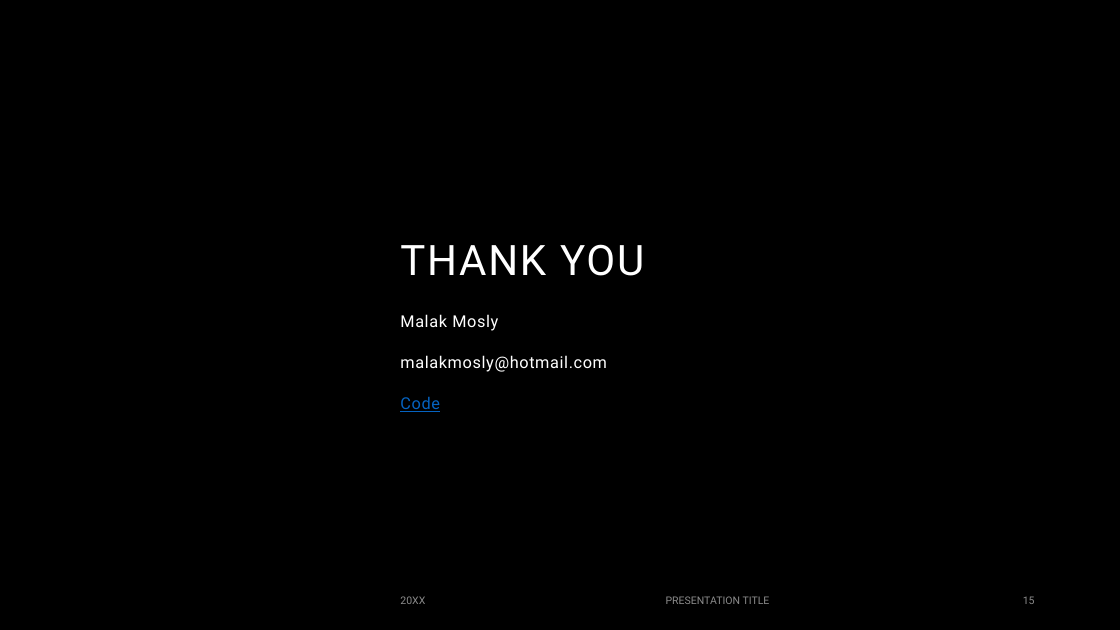
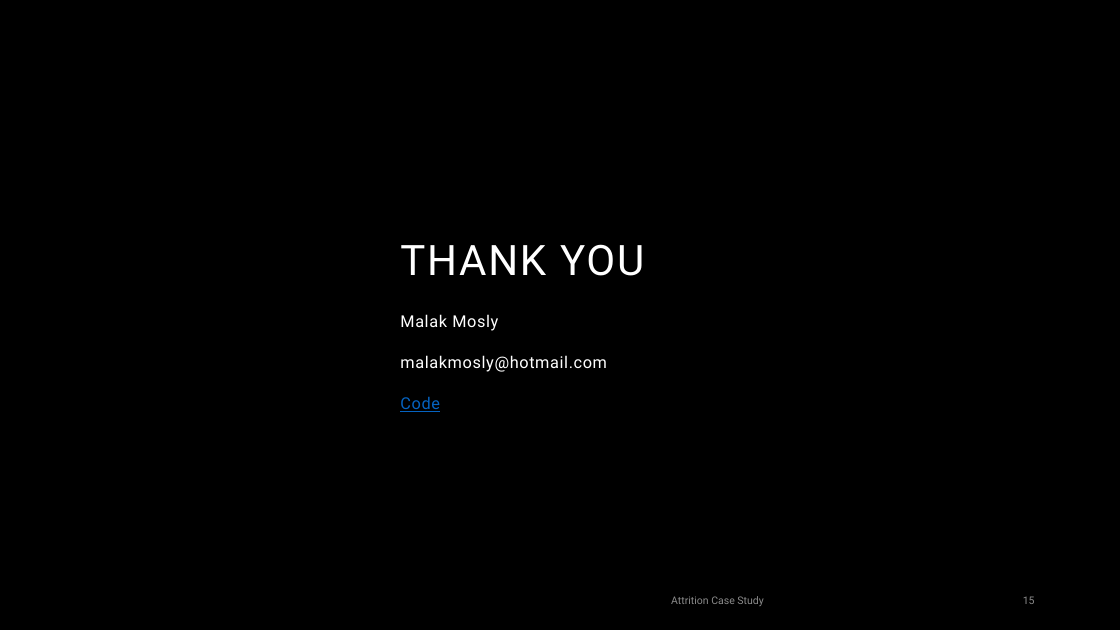
Before and after one commit to malakmosly/Attrition-Case-Study, a slide deck: slide 15 of Presentation.pptx. Drawn at 1120x630 pixels with LibreOffice and Linux fonts; fonts in the diff are those of the drawing; background and template pictures are left out. Boxes give left, top, right and bottom in pixels: in the first picture for what was removed or moved away, otherwise in the second. Text is boxed around its words. In the diff, an @@ line names an element or a change of style, - is before the commit and + after.

Commit message:
Case Study Presentation

```diff
--- a/Presentation.pptx
+++ b/Presentation.pptx
@@ text removed at (x1=400, y1=596, x2=425, y2=604) @@
-20XX
@@ text at (x1=671, y1=596, x2=763, y2=606): text changed @@
-PRESENTATION TITLE
+Attrition Case Study
```
Also in this commit, not shown: 2 other slides changed, 1 other file.
